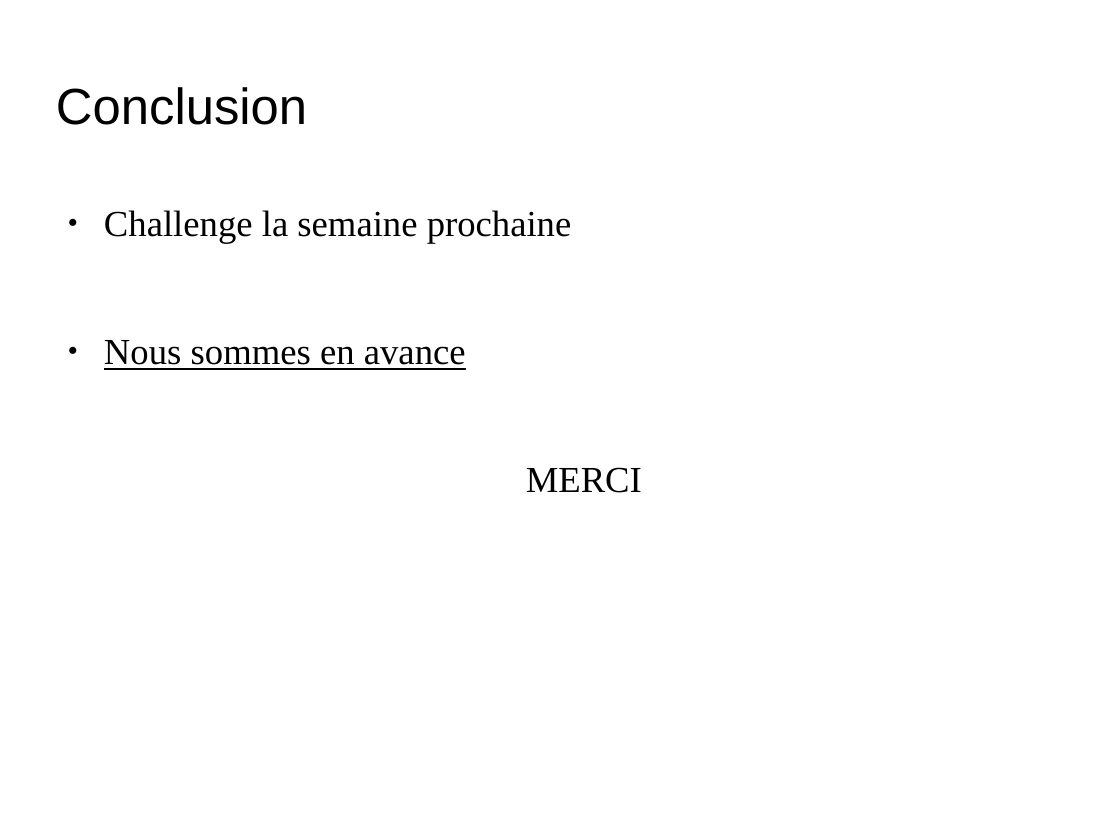
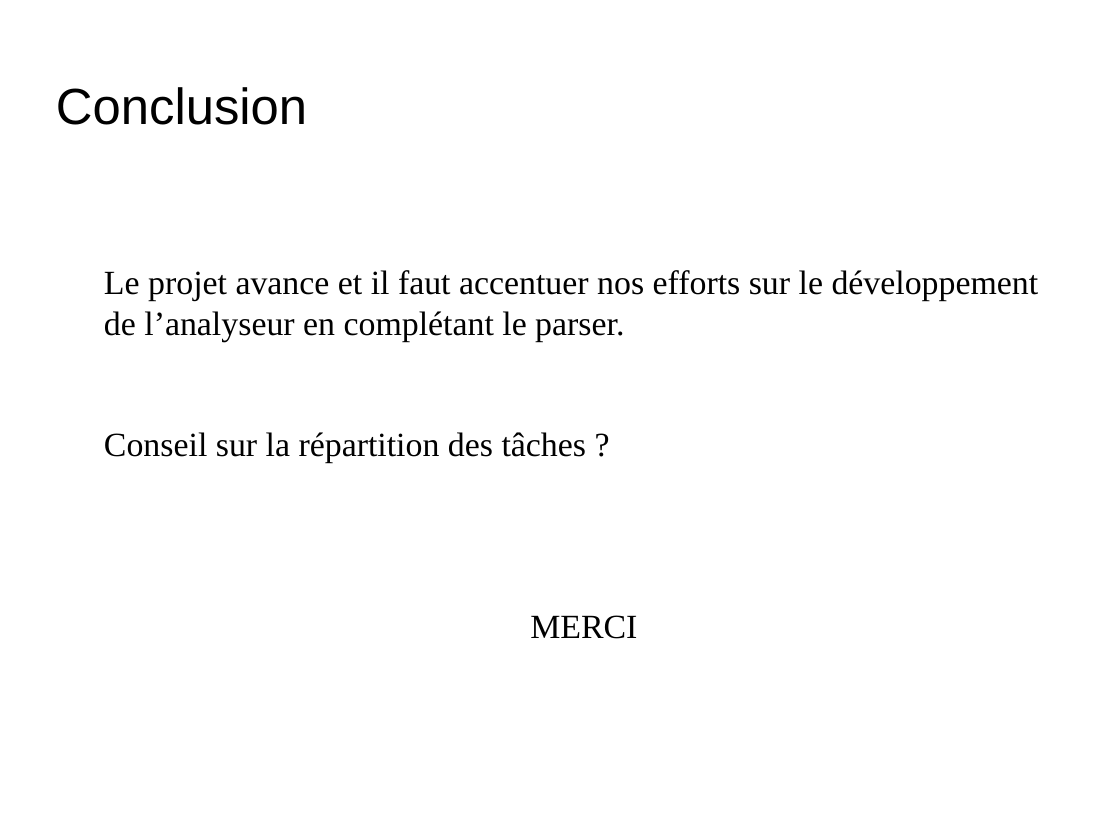
Before and after one commit to Kertek/projet_dbf, a slide deck: slide 7 of gestion_de_projet/Reunions/Presentation_4_20042017_CASSIOPEE_DBF.odp. Drawn at 1120x840 pixels with LibreOffice and Linux fonts; fonts in the diff are those of the drawing; background and template pictures are left out. Boxes give left, top, right and bottom in pixels: in the first picture for what was removed or moved away, otherwise in the second. Text is boxed around its words. In the diff, an @@ line names an element or a change of style, - is before the commit and + after.

```diff
--- a/gestion_de_projet/Reunions/Presentation_4_20042017_CASSIOPEE_DBF.odp
+++ b/gestion_de_projet/Reunions/Presentation_4_20042017_CASSIOPEE_DBF.odp
@@ text at [104, 270, 1039, 464]: text changed; size 26 to 24.1 pt @@
-● Challenge la semaine prochaine
-● Nous sommes en avance
+Le projet avance et il faut accentuer nos efforts sur le développement de l’analyseur en complétant le parser.
+Conseil sur la répartition des tâches ?
@@ text at [530, 615, 637, 639]: size 26 to 24.1 pt in "MERCI" @@
```
Also in this commit, not shown: 1 other slide changed, 1 slide added, 1 slide removed.
